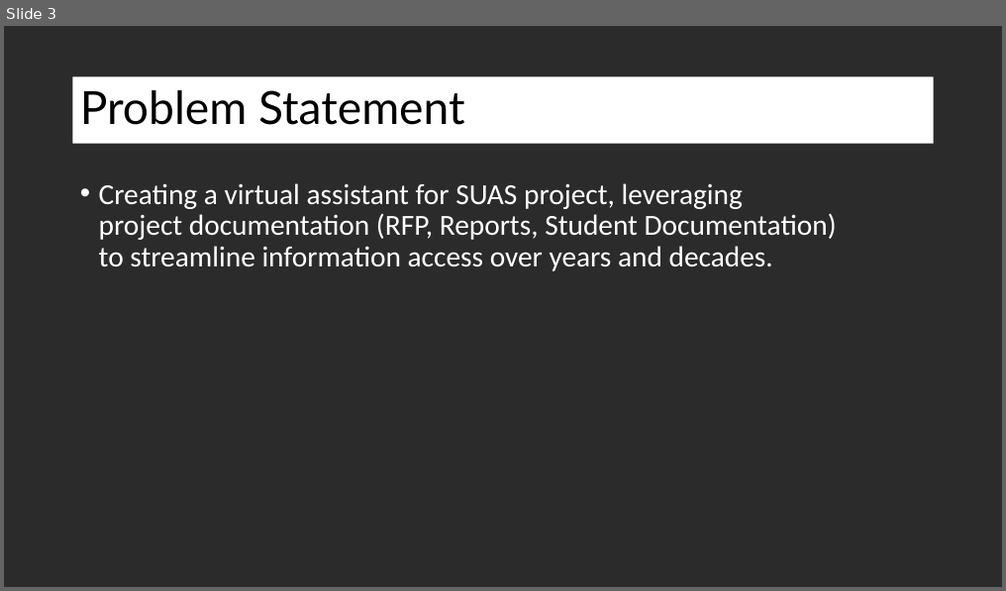
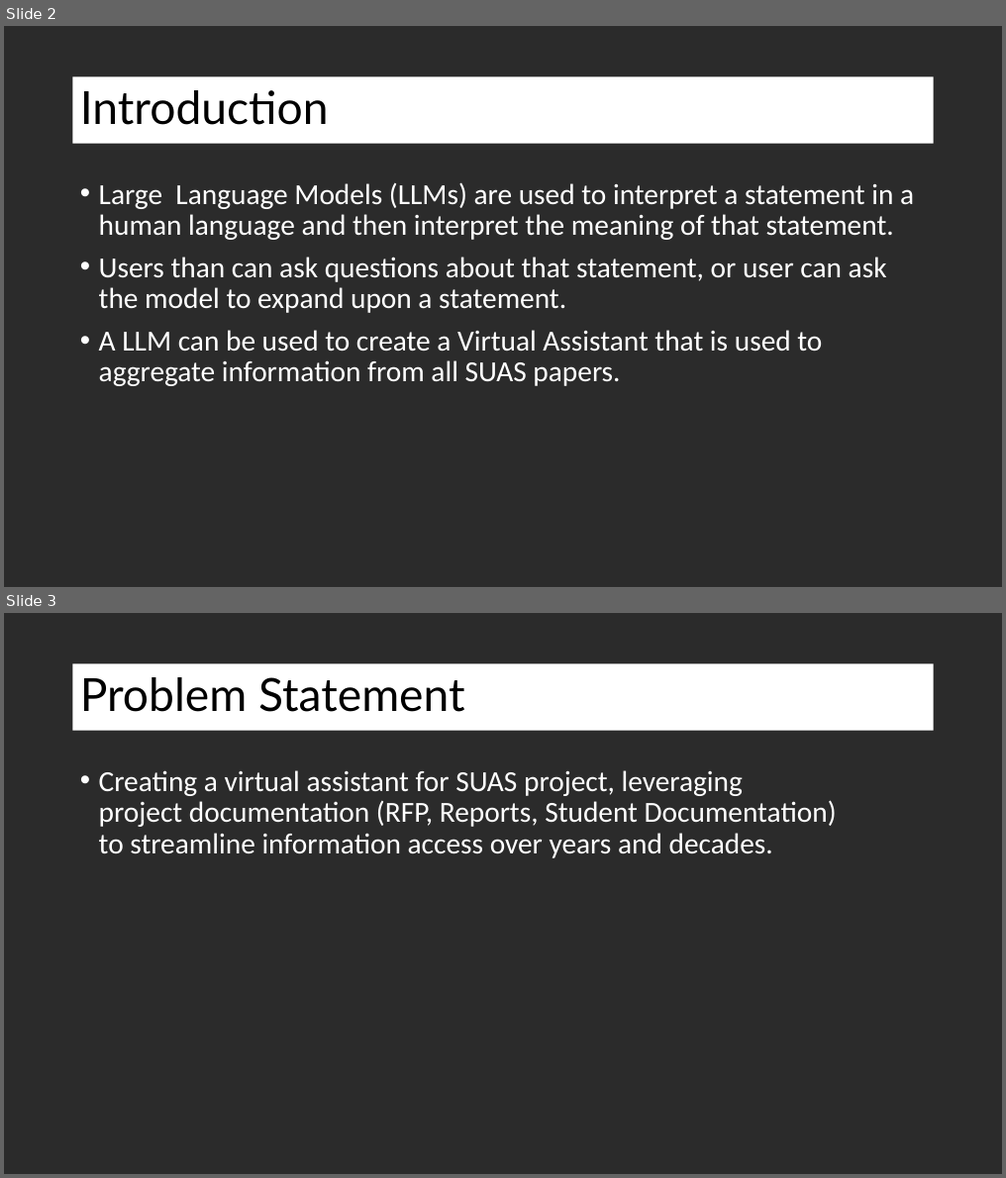
Before and after one commit to LoloMarty/2024-, a slide deck: CS4210/finalPresentation.pptx. Shown one above the other, each under a label of ours: slide 3 before the commit, slides 2 and 3 after it. The pictures are 1006x591 and 1006x1178 pixels, drawn with LibreOffice and Linux fonts; fonts in the diff are those of the drawing; background and template pictures are left out; a plain dark background stands for a picture behind light text. Boxes give left, top, right and bottom in pixels: in the first picture for what was removed or moved away, otherwise in the second. Text is boxed around its words. In the diff, an @@ line names an element or a change of style, - is before the commit and + after.

```diff
--- a/CS4210/finalPresentation.pptx
+++ b/CS4210/finalPresentation.pptx
@@ slide 2 added at (x1=4, y1=26, x2=1002, y2=587), background picture (left out) @@
@@ title added at (x1=73, y1=76, x2=934, y2=144), fill #FFFFFF, 44 pt, text #000000 @@
+Introduction
@@ text added at (x1=99, y1=182, x2=914, y2=386), 28 pt, text #FFFFFF @@
+• Large Language Models (LLMs) are used to interpret a statement in a human language and then interpret the meaning of that statement.
+• Users than can ask questions about that statement, or user can ask the model to expand upon a statement.
+• A LLM can be used to create a Virtual Assistant that is used to aggregate information from all SUAS papers.
```
Also in this commit, not shown: 5 slides changed, 9 other slides added, 3 slides removed.
